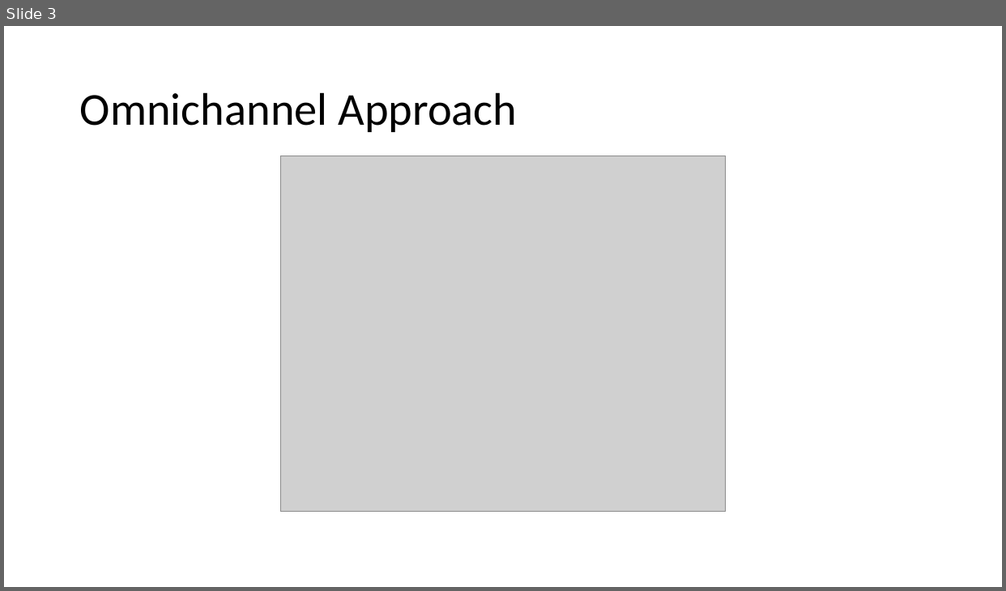
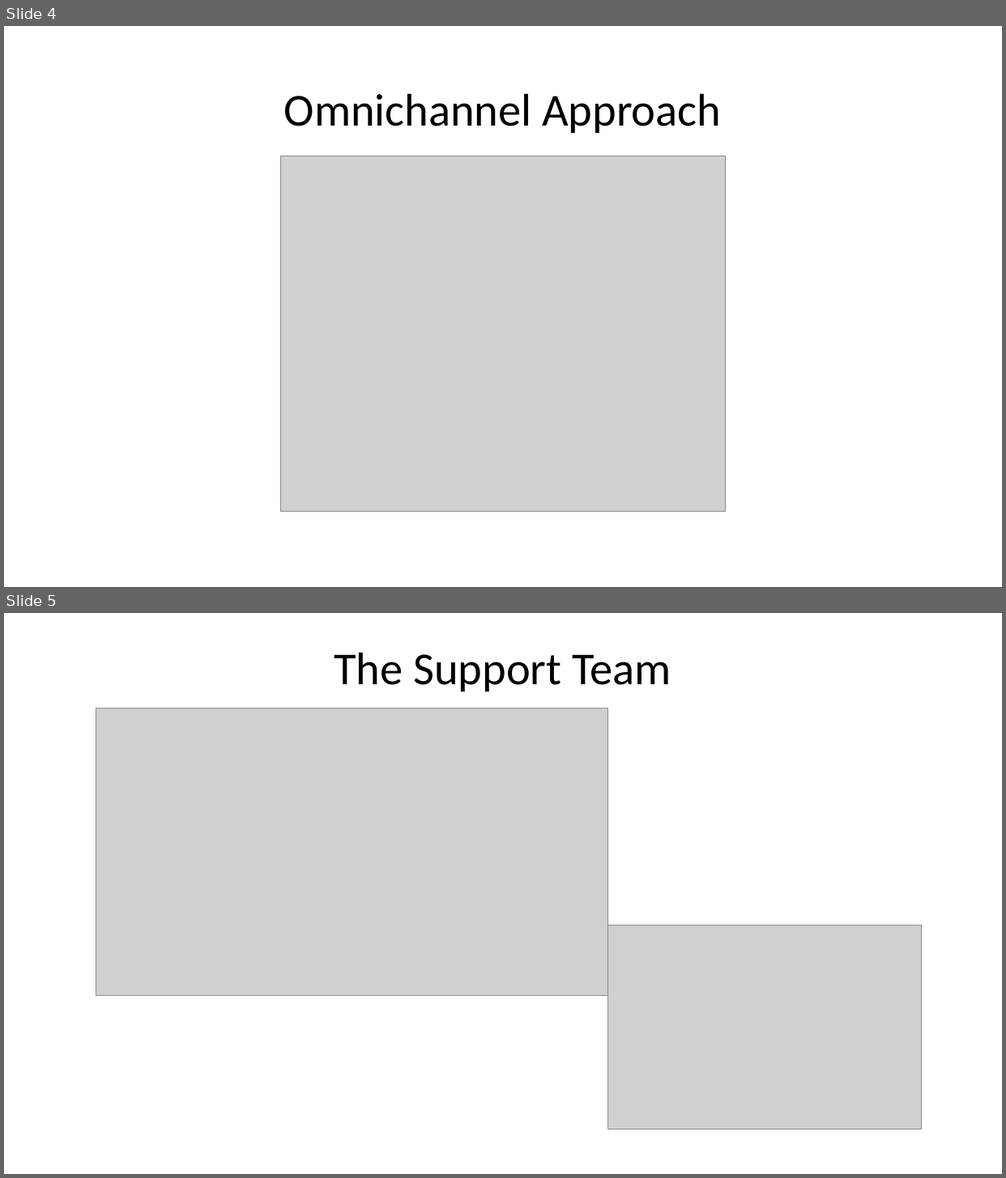
Before and after one commit to gayanala/Group13, a slide deck: Presentation/CSGHackathon.pptx. Shown one above the other, each under a label of ours: slide 3 before the commit, slides 4 and 5 after it. The pictures are 1006x591 and 1006x1178 pixels, drawn with LibreOffice and Linux fonts; fonts in the diff are those of the drawing; grey boxes stand for pictures. Boxes give left, top, right and bottom in pixels: in the first picture for what was removed or moved away, otherwise in the second. Text is boxed around its words. In the diff, an @@ line names an element or a change of style, - is before the commit and + after.

```diff
--- a/Presentation/CSGHackathon.pptx
+++ b/Presentation/CSGHackathon.pptx
@@ slide 5 added at box(4, 613, 1002, 1174), background #FFFFFF @@
@@ title added at box(334, 652, 671, 692), 44 pt, text #000000 @@
+The Support Team
@@ picture added at box(96, 708, 608, 995) @@
@@ picture added at box(608, 926, 922, 1130) @@
@@ what was slide 3 is now slide 4 @@
@@ slide 4 changed as well @@
@@ title "Omnichannel Approach" at box(284, 93, 721, 133): alignment left to centre @@
```
Also in this commit, not shown: 2 other slides changed, 3 other slides added, 1 slide removed.
